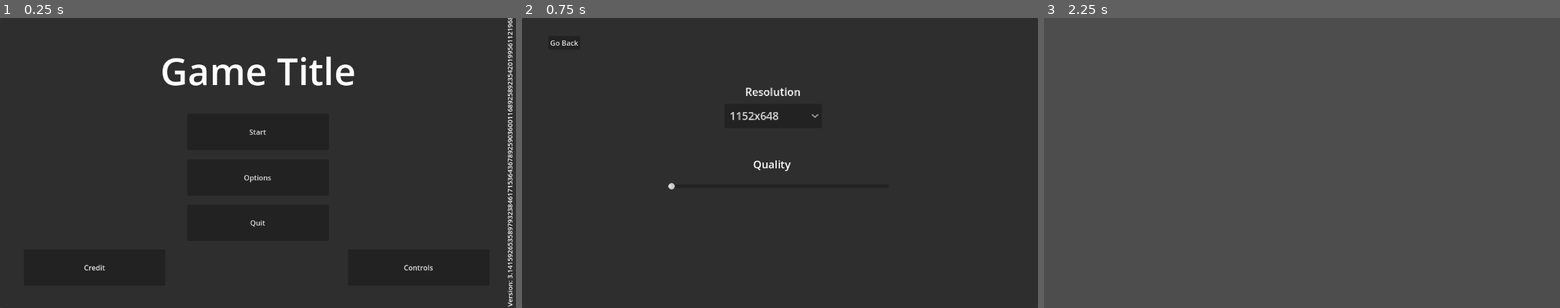
Above: before the commit, frames 1-3 (left to right).
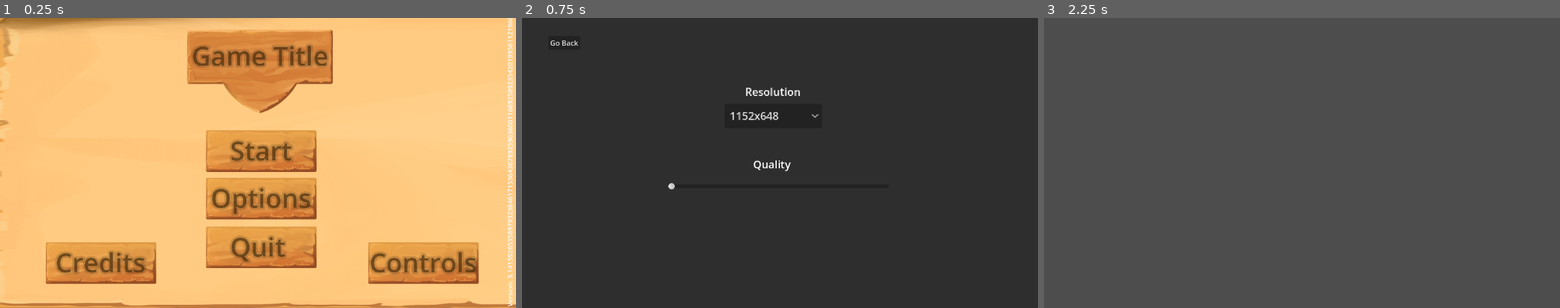
Above: after the commit, the same moments.

Repository: Benjamin-Fever/Global-Game-Jam-2024
Game: Godot game, scene res://start_menu.tscn
Same seed, same stepped clock (60 frames per second), same inputs: the game is played once before the commit and once after it.
Inputs:
- Up to frame 1 (0.25 s): no input
- Up to frame 2 (0.75 s): click "Options" at 0.5 s
- Up to frame 3 (2.25 s): click "Go Back" at 1.25 s; click "Credit" (after the commit: "Credits") at 2 s

The runs differ from the first frame. In frame 1, 100% of the frame differs, in the area x 0-100%, y 0-100%; in frame 2, nothing differs; in frame 3, nothing differs.

Commit message:
graphics change start

Diff:
--- a/Controls button.gd
+++ b/Controls button.gd
@@ -1,4 +1,4 @@
-extends Button
+extends TextureButton
 
 @onready var camera = get_parent().get_node("Camera2D")
 # Called when the node enters the scene tree for the first time.
--- a/ScreenChangeButton.gd
+++ b/ScreenChangeButton.gd
@@ -1,4 +1,4 @@
-extends Button
+extends TextureButton
 
 @export var sceneChange : PackedScene
 # Called when the node enters the scene tree for the first time.
--- a/Start Button.gd
+++ b/Start Button.gd
@@ -1,4 +1,4 @@
-extends Button
+extends TextureButton
 
 @onready var animPlayer = get_parent().get_node("AnimationPlayer")
 
--- a/start_menu.tscn
+++ b/start_menu.tscn
@@ -1,13 +1,16 @@
-[gd_scene load_steps=12 format=3 uid="uid://chwhhfcptmmux"]
+[gd_scene load_steps=15 format=3 uid="uid://chwhhfcptmmux"]
 
 [ext_resource type="Script" path="res://start_menu.gd" id="1_cmohi"]
 [ext_resource type="Script" path="res://Start Button.gd" id="1_ua34n"]
 [ext_resource type="Script" path="res://ScreenChangeButton.gd" id="2_5gc84"]
+[ext_resource type="Texture2D" uid="uid://dc6vm774q3ep0" path="res://CasualUI_16_3.png" id="2_x0rhu"]
 [ext_resource type="PackedScene" uid="uid://b7pybnbsrveqt" path="res://options.tscn" id="3_383ck"]
+[ext_resource type="Texture2D" uid="uid://on2nnn14axge" path="res://CasualUI_15_3.png" id="3_ky6p8"]
 [ext_resource type="PackedScene" uid="uid://bb0fieibakdgt" path="res://credits.tscn" id="4_2buyc"]
 [ext_resource type="Script" path="res://Controls button.gd" id="5_6o85b"]
 [ext_resource type="Script" path="res://ExitConfirm.gd" id="5_gq4cb"]
 [ext_resource type="PackedScene" uid="uid://cg258ppsr85pk" path="res://controls.tscn" id="5_k2b66"]
+[ext_resource type="Texture2D" uid="uid://c11575iqc4e4u" path="res://CasualUI_15_2.png" id="5_mdmn5"]
 
 [sub_resource type="Animation" id="Animation_7xmax"]
 length = 0.001
@@ -21,24 +24,36 @@
 "times": PackedFloat32Array(0),
 "transitions": PackedFloat32Array(1),
 "update": 0,
-"values": [Vector2(417.96, 213.95)]
+"values": [Vector2(403, 230)]
 }
 tracks/1/type = "value"
 tracks/1/imported = false
 tracks/1/enabled = true
-tracks/1/path = NodePath("Start Button:scale")
+tracks/1/path = NodePath("Start Button:visible")
 tracks/1/interp = 1
 tracks/1/loop_wrap = true
 tracks/1/keys = {
 "times": PackedFloat32Array(0),
 "transitions": PackedFloat32Array(1),
+"update": 1,
+"values": [true]
+}
+tracks/2/type = "value"
+tracks/2/imported = false
+tracks/2/enabled = true
+tracks/2/path = NodePath("Start Button:scale")
+tracks/2/interp = 1
+tracks/2/loop_wrap = true
+tracks/2/keys = {
+"times": PackedFloat32Array(0),
+"transitions": PackedFloat32Array(1),
 "update": 0,
-"values": [Vector2(1, 1)]
+"values": [Vector2(0.7, 0.7)]
 }
 
 [sub_resource type="Animation" id="Animation_6lkiv"]
 resource_name = "StartAnimation"
-length = 2.9095
+length = 1.9
 tracks/0/type = "value"
 tracks/0/imported = false
 tracks/0/enabled = true
@@ -46,22 +61,34 @@
 tracks/0/interp = 1
 tracks/0/loop_wrap = true
 tracks/0/keys = {
-"times": PackedFloat32Array(0, 0.5, 1, 1.5, 2, 2.5),
-"transitions": PackedFloat32Array(1, 1, 1, 1, 1, 1),
+"times": PackedFloat32Array(0, 0.3, 0.6, 0.9),
+"transitions": PackedFloat32Array(1, 1, 1, 1),
 "update": 0,
-"values": [Vector2(417.96, 213.95), Vector2(418, 285), Vector2(449, 324), Vector2(489, 333), Vector2(534, 349), Vector2(578, 357)]
+"values": [Vector2(403, 230), Vector2(403, 251), Vector2(403, 295), Vector2(403, 336)]
 }
 tracks/1/type = "value"
 tracks/1/imported = false
 tracks/1/enabled = true
-tracks/1/path = NodePath("Start Button:scale")
+tracks/1/path = NodePath("Start Button:visible")
 tracks/1/interp = 1
 tracks/1/loop_wrap = true
 tracks/1/keys = {
-"times": PackedFloat32Array(0, 1, 1.5, 2, 2.5),
+"times": PackedFloat32Array(0, 1.8),
+"transitions": PackedFloat32Array(1, 1),
+"update": 1,
+"values": [true, false]
+}
+tracks/2/type = "value"
+tracks/2/imported = false
+tracks/2/enabled = true
+tracks/2/path = NodePath("Start Button:scale")
+tracks/2/interp = 1
+tracks/2/loop_wrap = true
+tracks/2/keys = {
+"times": PackedFloat32Array(0, 0.9, 1.2, 1.5, 1.8),
 "transitions": PackedFloat32Array(1, 1, 1, 1, 1),
 "update": 0,
-"values": [Vector2(1, 1), Vector2(0.8, 0.8), Vector2(0.56, 0.56), Vector2(0.21, 0.21), Vector2(0, 0)]
+"values": [Vector2(0.7, 0.7), Vector2(0.7, 0.7), Vector2(0.545, 0.545), Vector2(0.105, 0.105), Vector2(1e-05, 1e-05)]
 }
 
 [sub_resource type="AnimationLibrary" id="AnimationLibrary_lwuej"]
@@ -79,77 +106,154 @@
 grow_vertical = 2
 script = ExtResource("1_cmohi")
 
-[node name="Panel" type="Panel" parent="."]
-layout_mode = 1
-anchors_preset = 15
-anchor_right = 1.0
-anchor_bottom = 1.0
-grow_horizontal = 2
-grow_vertical = 2
-
-[node name="Label" type="Label" parent="."]
-layout_mode = 1
-anchors_preset = 8
-anchor_left = 0.5
-anchor_top = 0.5
-anchor_right = 0.5
-anchor_bottom = 0.5
-offset_left = -217.5
-offset_top = -264.03
-offset_right = 217.5
-offset_bottom = -149.03
-grow_horizontal = 2
-grow_vertical = 2
+[node name="Background" type="TextureRect" parent="."]
+layout_mode = 1
+anchors_preset = 8
+anchor_left = 0.5
+anchor_top = 0.5
+anchor_right = 0.5
+anchor_bottom = 0.5
+offset_left = -644.0
+offset_top = -342.0
+offset_right = 1763.0
+offset_bottom = 326.0
+grow_horizontal = 2
+grow_vertical = 2
+texture = ExtResource("2_x0rhu")
+expand_mode = 3
+
+[node name="Title" type="TextureRect" parent="."]
+layout_mode = 1
+anchors_preset = 8
+anchor_left = 0.5
+anchor_top = 0.5
+anchor_right = 0.5
+anchor_bottom = 0.5
+offset_left = -232.0
+offset_top = -334.0
+offset_right = 233.0
+offset_bottom = -67.0
+grow_horizontal = 2
+grow_vertical = 2
+scale = Vector2(0.7, 0.7)
+pivot_offset = Vector2(247, 119)
+texture = ExtResource("3_ky6p8")
+
+[node name="Label" type="Label" parent="Title"]
+layout_mode = 1
+anchors_preset = 8
+anchor_left = 0.5
+anchor_top = 0.5
+anchor_right = 0.5
+anchor_bottom = 0.5
+offset_left = -218.357
+offset_top = -108.786
+offset_right = 216.643
+offset_bottom = 6.21428
+grow_horizontal = 2
+grow_vertical = 2
+theme_override_colors/font_color = Color(0.282353, 0.176471, 0.0431373, 0.603922)
+theme_override_colors/font_shadow_color = Color(0, 0, 0, 0.137255)
+theme_override_constants/shadow_offset_x = 0
+theme_override_constants/shadow_offset_y = 0
+theme_override_constants/shadow_outline_size = 26
 theme_override_font_sizes/font_size = 84
 text = "Game Title"
 
-[node name="Options Button" type="Button" parent="."]
-layout_mode = 1
-anchors_preset = 8
-anchor_left = 0.5
-anchor_top = 0.5
-anchor_right = 0.5
-anchor_bottom = 0.5
-offset_left = -158.04
-offset_top = -8.02499
-offset_right = 158.04
-offset_bottom = 72.9853
-grow_horizontal = 2
-grow_vertical = 2
-text = "Options"
+[node name="Start Button" type="TextureButton" parent="."]
+top_level = true
+layout_mode = 1
+anchors_preset = 8
+anchor_left = 0.5
+anchor_top = 0.5
+anchor_right = 0.5
+anchor_bottom = 0.5
+offset_left = -173.0
+offset_top = -94.0
+offset_right = 180.0
+offset_bottom = 39.0012
+grow_horizontal = 2
+grow_vertical = 2
+scale = Vector2(0.7, 0.7)
+pivot_offset = Vector2(188.571, 70)
+texture_normal = ExtResource("5_mdmn5")
+script = ExtResource("1_ua34n")
+
+[node name="Label" type="Label" parent="Start Button"]
+layout_mode = 1
+anchors_preset = 8
+anchor_left = 0.5
+anchor_top = 0.5
+anchor_right = 0.5
+anchor_bottom = 0.5
+offset_left = -99.6616
+offset_top = -60.9263
+offset_right = 97.3384
+offset_bottom = 54.0737
+grow_horizontal = 2
+grow_vertical = 2
+theme_override_colors/font_color = Color(0.282353, 0.176471, 0.0431373, 0.603922)
+theme_override_colors/font_shadow_color = Color(0, 0, 0, 0.137255)
+theme_override_constants/shadow_offset_x = 0
+theme_override_constants/shadow_offset_y = 0
+theme_override_constants/shadow_outline_size = 26
+theme_override_font_sizes/font_size = 84
+text = "Start"
+
+[node name="Options Button" type="TextureButton" parent="."]
+layout_mode = 1
+anchors_preset = 8
+anchor_left = 0.5
+anchor_top = 0.5
+anchor_right = 0.5
+anchor_bottom = 0.5
+offset_left = -116.0
+offset_top = 33.0
+offset_right = 237.0
+offset_bottom = 166.0
+grow_horizontal = 2
+grow_vertical = 2
+scale = Vector2(0.7, 0.7)
+texture_normal = ExtResource("5_mdmn5")
 script = ExtResource("2_5gc84")
 sceneChange = ExtResource("3_383ck")
 
-[node name="Start Button" type="Button" parent="."]
-layout_mode = 1
-anchors_preset = 8
-anchor_left = 0.5
-anchor_top = 0.5
-anchor_right = 0.5
-anchor_bottom = 0.5
-offset_left = -158.04
-offset_top = -110.05
-offset_right = 158.041
-offset_bottom = -29.0394
-grow_horizontal = 2
-grow_vertical = 2
-text = "Start"
-script = ExtResource("1_ua34n")
-
-[node name="QuitButton" type="Button" parent="."]
-layout_mode = 1
-anchors_preset = 8
-anchor_left = 0.5
-anchor_top = 0.5
-anchor_right = 0.5
-anchor_bottom = 0.5
-offset_left = -158.04
-offset_top = 92.81
-offset_right = 158.04
-offset_bottom = 173.82
-grow_horizontal = 2
-grow_vertical = 2
-text = "Quit"
+[node name="Label" type="Label" parent="Options Button"]
+layout_mode = 1
+anchors_preset = 8
+anchor_left = 0.5
+anchor_top = 0.5
+anchor_right = 0.5
+anchor_bottom = 0.5
+offset_left = -99.6616
+offset_top = -60.9263
+offset_right = 97.3384
+offset_bottom = 54.0737
+grow_horizontal = 2
+grow_vertical = 2
+theme_override_colors/font_color = Color(0.282353, 0.176471, 0.0431373, 0.603922)
+theme_override_colors/font_shadow_color = Color(0, 0, 0, 0.137255)
+theme_override_constants/shadow_offset_x = 0
+theme_override_constants/shadow_offset_y = 0
+theme_override_constants/shadow_outline_size = 26
+theme_override_font_sizes/font_size = 84
+text = "Options"
+
+[node name="QuitButton" type="TextureButton" parent="."]
+layout_mode = 1
+anchors_preset = 8
+anchor_left = 0.5
+anchor_top = 0.5
+anchor_right = 0.5
+anchor_bottom = 0.5
+offset_left = -116.0
+offset_top = 142.0
+offset_right = 237.0
+offset_bottom = 275.0
+grow_horizontal = 2
+grow_vertical = 2
+scale = Vector2(0.7, 0.7)
+texture_normal = ExtResource("5_mdmn5")
 
 [node name="ExitConfirm" type="Window" parent="QuitButton"]
 initial_position = 1
@@ -193,38 +297,104 @@
 layout_mode = 2
 text = "No"
 
-[node name="Credits Button" type="Button" parent="."]
-layout_mode = 1
-anchors_preset = 8
-anchor_left = 0.5
-anchor_top = 0.5
-anchor_right = 0.5
-anchor_bottom = 0.5
-offset_left = -523.0
-offset_top = 193.0
-offset_right = -206.92
-offset_bottom = 274.01
-grow_horizontal = 2
-grow_vertical = 2
-text = "Credit"
+[node name="Label" type="Label" parent="QuitButton"]
+layout_mode = 1
+anchors_preset = 8
+anchor_left = 0.5
+anchor_top = 0.5
+anchor_right = 0.5
+anchor_bottom = 0.5
+offset_left = -99.6616
+offset_top = -60.9263
+offset_right = 97.3384
+offset_bottom = 54.0737
+grow_horizontal = 2
+grow_vertical = 2
+theme_override_colors/font_color = Color(0.282353, 0.176471, 0.0431373, 0.603922)
+theme_override_colors/font_shadow_color = Color(0, 0, 0, 0.137255)
+theme_override_constants/shadow_offset_x = 0
+theme_override_constants/shadow_offset_y = 0
+theme_override_constants/shadow_outline_size = 26
+theme_override_font_sizes/font_size = 84
+text = "Quit
+"
+
+[node name="Credits Button" type="TextureButton" parent="."]
+layout_mode = 1
+anchors_preset = 8
+anchor_left = 0.5
+anchor_top = 0.5
+anchor_right = 0.5
+anchor_bottom = 0.5
+offset_left = -474.0
+offset_top = 177.0
+offset_right = -121.0
+offset_bottom = 310.0
+grow_horizontal = 2
+grow_vertical = 2
+scale = Vector2(0.7, 0.7)
+texture_normal = ExtResource("5_mdmn5")
 script = ExtResource("2_5gc84")
 sceneChange = ExtResource("4_2buyc")
 
-[node name="Controls button" type="Button" parent="."]
-layout_mode = 1
-anchors_preset = 8
-anchor_left = 0.5
-anchor_top = 0.5
-anchor_right = 0.5
-anchor_bottom = 0.5
-offset_left = 201.0
-offset_top = 193.0
-offset_right = 517.08
-offset_bottom = 274.01
-grow_horizontal = 2
-grow_vertical = 2
+[node name="Label" type="Label" parent="Credits Button"]
+layout_mode = 1
+anchors_preset = 8
+anchor_left = 0.5
+anchor_top = 0.5
+anchor_right = 0.5
+anchor_bottom = 0.5
+offset_left = -99.6616
+offset_top = -60.9263
+offset_right = 97.3384
+offset_bottom = 54.0737
+grow_horizontal = 2
+grow_vertical = 2
+theme_override_colors/font_color = Color(0.282353, 0.176471, 0.0431373, 0.603922)
+theme_override_colors/font_shadow_color = Color(0, 0, 0, 0.137255)
+theme_override_constants/shadow_offset_x = 0
+theme_override_constants/shadow_offset_y = 0
+theme_override_constants/shadow_outline_size = 26
+theme_override_font_sizes/font_size = 84
+text = "Credits"
+
+[node name="Controls button" type="TextureButton" parent="."]
+layout_mode = 1
+anchors_preset = 8
+anchor_left = 0.5
+anchor_top = 0.5
+anchor_right = 0.5
+anchor_bottom = 0.5
+offset_left = 246.0
+offset_top = 177.0
+offset_right = 599.0
+offset_bottom = 310.0
+grow_horizontal = 2
+grow_vertical = 2
+scale = Vector2(0.7, 0.7)
+texture_normal = ExtResource("5_mdmn5")
+script = ExtResource("5_6o85b")
+
+[node name="Label" type="Label" parent="Controls button"]
+layout_mode = 1
+anchors_preset = 8
+anchor_left = 0.5
+anchor_top = 0.5
+anchor_right = 0.5
+anchor_bottom = 0.5
+offset_left = -99.6616
+offset_top = -60.9263
+offset_right = 97.3384
+offset_bottom = 54.0737
+grow_horizontal = 2
+grow_vertical = 2
+theme_override_colors/font_color = Color(0.282353, 0.176471, 0.0431373, 0.603922)
+theme_override_colors/font_shadow_color = Color(0, 0, 0, 0.137255)
+theme_override_constants/shadow_offset_x = 0
+theme_override_constants/shadow_offset_y = 0
+theme_override_constants/shadow_outline_size = 26
+theme_override_font_sizes/font_size = 84
 text = "Controls"
-script = ExtResource("5_6o85b")
 
 [node name="AnimationPlayer" type="AnimationPlayer" parent="."]
 libraries = {
Binary file added: CasualUI_15_2.png
Not shown, added: CasualUI_15_2.png.import
Binary file added: CasualUI_15_3.png
Not shown, added: CasualUI_15_3.png.import
Binary file added: CasualUI_15_6.png
Not shown, added: CasualUI_15_6.png.import
Binary file added: CasualUI_16_3.png
Not shown, added: CasualUI_16_3.png.import
